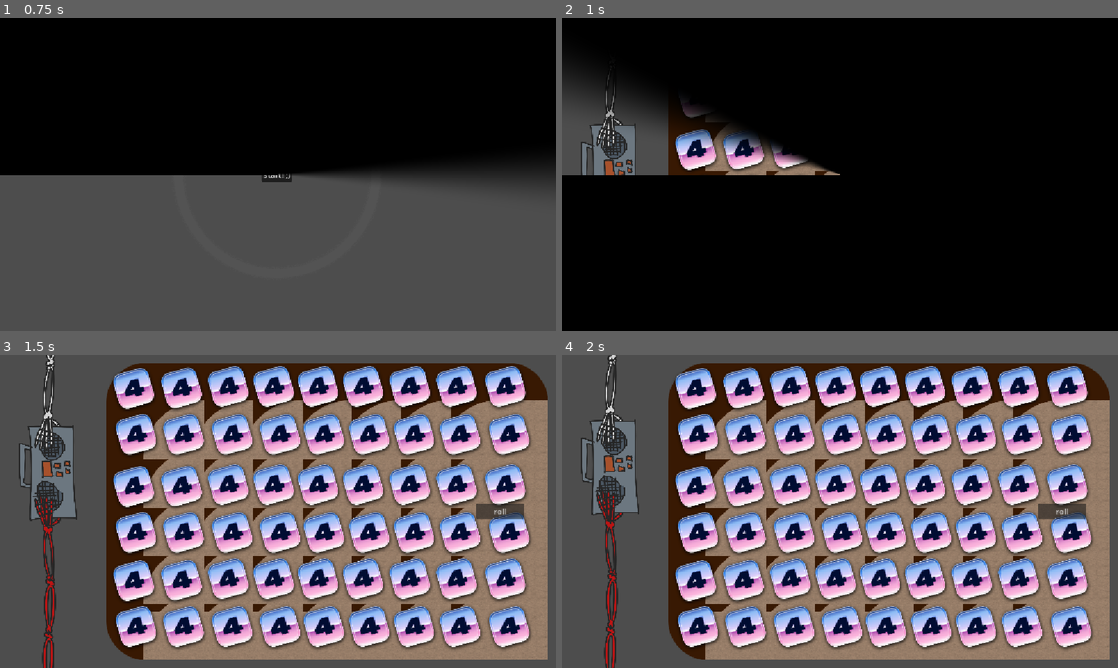
Above: before the commit, frames 1-4 (two rows, left to right).
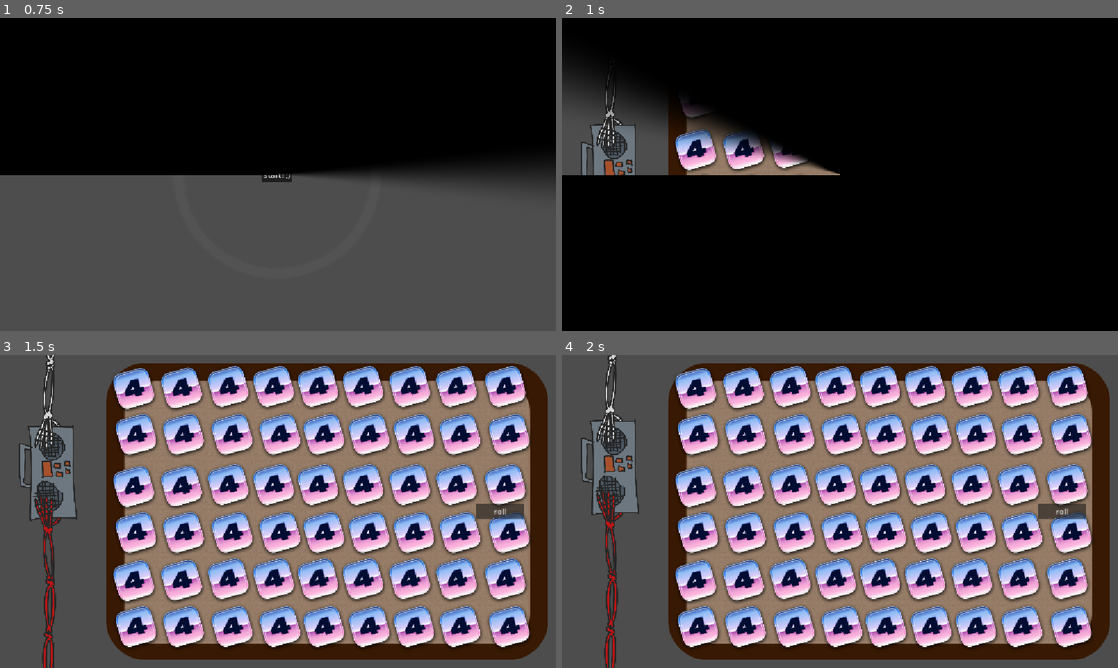
Above: after the commit, the same moments.

Repository: vhoyer/ludum_dare_60
Game: Godot game, scene res://stages/main_menu/main_menu.tscn
Two runs of this game, one before a commit and one after it. Both use one fixed random seed, a clock stepped at 60 frames per second and the inputs below.
Inputs (mouse positions are in pixels of both pictures, inside the frame that each line leads up to):
- Up to frame 1 (0.75 s): click "start! ,)" at 0.5 s
- Up to frame 2 (1 s): no input
- Up to frame 3 (1.5 s): move the mouse to (400, 495) at 1.27 s; hold Right (ui_right) from 1.28 s (still down); tap K at 1.35 s; click (400, 495) at 1.42 s
- Up to frame 4 (2 s): keep holding Right (ui_right)

Frame 1 is identical in both runs. In frame 2, 0.4% of the frame differs, in the area x 22-48%, y 32-51%; in frame 3, 10%, in the area x 22-99%, y 8-98%; in frame 4, 10%.

Commit message:
Table update

Diff:
--- a/components/game_table/game_table.tscn
+++ b/components/game_table/game_table.tscn
@@ -1,8 +1,11 @@
 [gd_scene format=3 uid="uid://kfbhin5nkdnx"]
 
-[ext_resource type="Texture2D" uid="uid://84pks8q2jil" path="res://assets/table/wood_placeholder.png" id="1_0jmbw"]
+[ext_resource type="Texture2D" uid="uid://blocfv7o3r18n" path="res://assets/table/simple_wood.png" id="1_86wg2"]
 [ext_resource type="Texture2D" uid="uid://un38aj1sbywe" path="res://assets/table/cloth_fabric.png" id="2_86wg2"]
 [ext_resource type="Texture2D" uid="uid://brpshq550hbwj" path="res://assets/table/lighting.png" id="3_86wg2"]
+
+[sub_resource type="CanvasItemMaterial" id="CanvasItemMaterial_86wg2"]
+blend_mode = 1
 
 [node name="GameTable" type="MarginContainer" unique_id=1424488825]
 anchors_preset = 15
@@ -14,14 +17,13 @@
 [node name="Border" type="NinePatchRect" parent="." unique_id=320899430]
 modulate = Color(0.9248491, 0.93102807, 0.7186616, 1)
 layout_mode = 2
-texture = ExtResource("1_0jmbw")
+texture = ExtResource("1_86wg2")
 region_rect = Rect2(0, 0, 300, 300)
 patch_margin_left = 100
 patch_margin_top = 100
 patch_margin_right = 100
 patch_margin_bottom = 100
 axis_stretch_horizontal = 1
-axis_stretch_vertical = 1
 
 [node name="Surface" type="NinePatchRect" parent="." unique_id=402797298]
 modulate = Color(0.9250591, 0.78387344, 0.6656046, 1)
@@ -37,6 +39,7 @@
 axis_stretch_vertical = 1
 
 [node name="TextureRect" type="TextureRect" parent="Surface" unique_id=1389379479]
+material = SubResource("CanvasItemMaterial_86wg2")
 layout_mode = 1
 anchors_preset = 15
 anchor_right = 1.0
Binary file changed: assets/table/cloth_fabric.png
Binary file changed: assets/table/cloth_velvet.png
Binary file changed: assets/table/lighting.png
Binary file changed: assets/table/simple_wood.png
